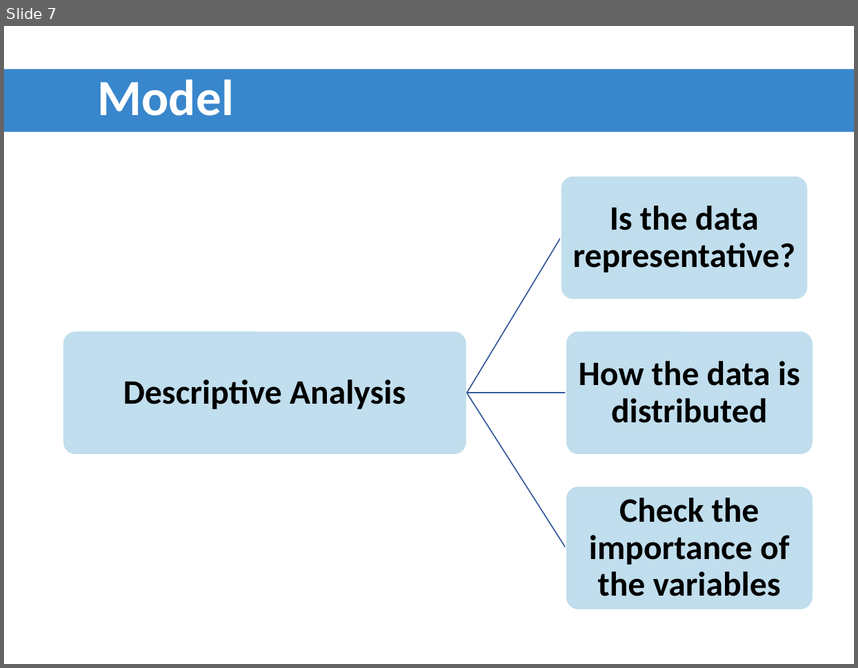
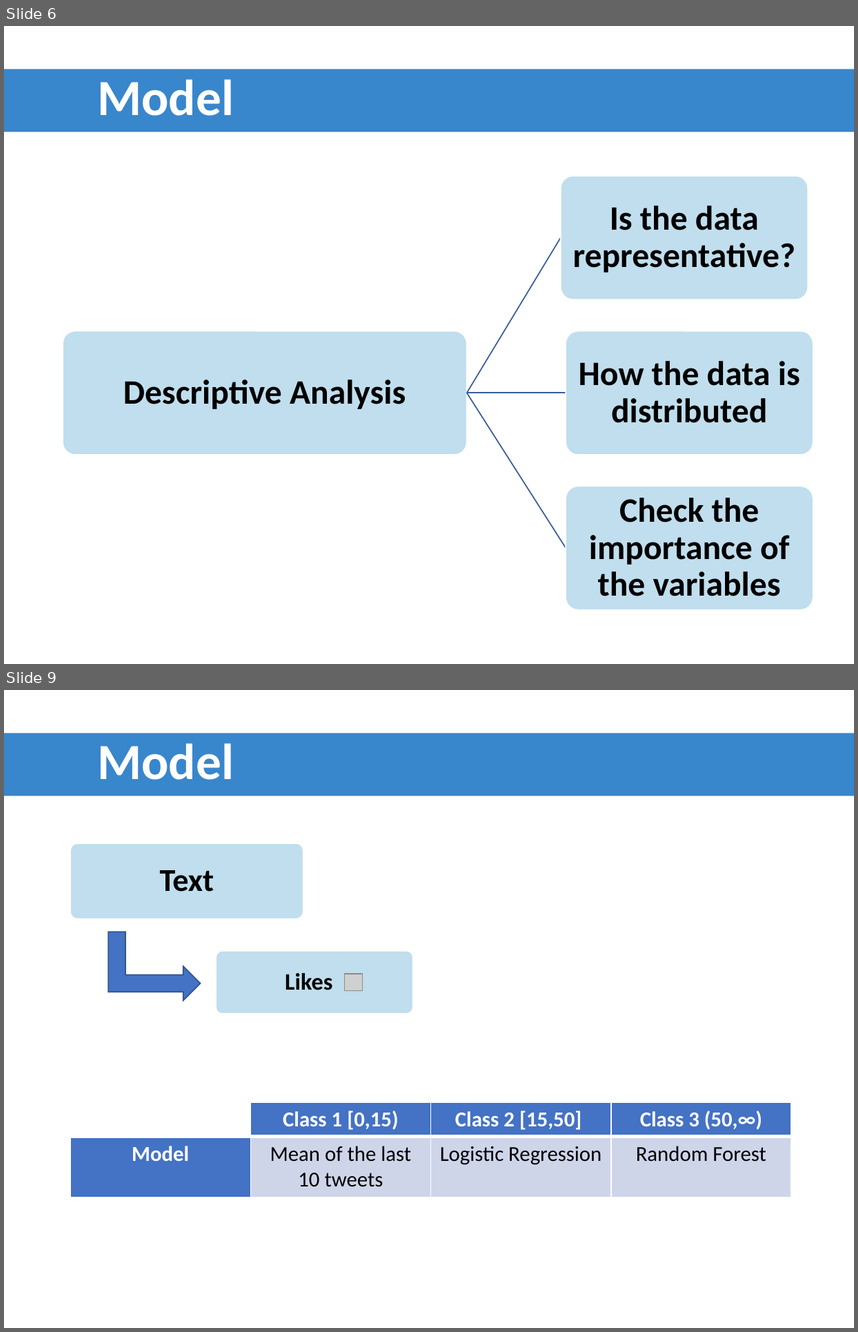
Before and after one commit to ADS2018UB/tweempact, a slide deck: Presentation/development.pptx. Shown one above the other, each under a label of ours: slide 7 before the commit, slides 6 and 9 after it; the slides between them are not shown. The pictures are 858x668 and 858x1332 pixels, drawn with LibreOffice and Linux fonts; fonts in the diff are those of the drawing; grey boxes stand for pictures; background and template pictures are left out. Boxes give left, top, right and bottom in pixels: in the first picture for what was removed or moved away, otherwise in the second. Text is boxed around its words. In the diff, an @@ line names an element or a change of style, - is before the commit and + after.

Commit message:
part de model afegida

```diff
--- a/Presentation/development.pptx
+++ b/Presentation/development.pptx
@@ slide 9 added at (4,690,854,1328), background picture (left out) @@
@@ rectangle added at (4,733,854,796), fill #3886CC, 42.9 pt, text #FFFFFF, bold @@
+Model
@@ rounded rectangle added at (70,843,303,918), fill #C0DEED, outline #FFFFFF 1 pt @@
@@ text added at (160,870,214,891), 27 pt, text #000000, bold @@
+Text
@@ bent up arrow added at (108,932,200,1000), fill #4472C4, outline #325491 1 pt @@
@@ rounded rectangle added at (216,951,413,1014), fill #C0DEED, outline #FFFFFF 1 pt @@
@@ text added at (285,973,332,990), 20 pt, text #000000, bold @@
+Likes
@@ picture added at (344,974,363,991) @@
@@ table added at (70,1101,791,1195), 2 rows, 4 columns @@
+ | Class 1 [0,15) | Class 2 [15,50] | Class 3 (50,∞)
+Model | Mean of the last 10 tweets | Logistic Regression | Random Forest
@@ what was slide 7 is now slide 6 @@
```
Also in this commit, not shown: 2 slides changed, 1 other slide added, 2 slides removed.
